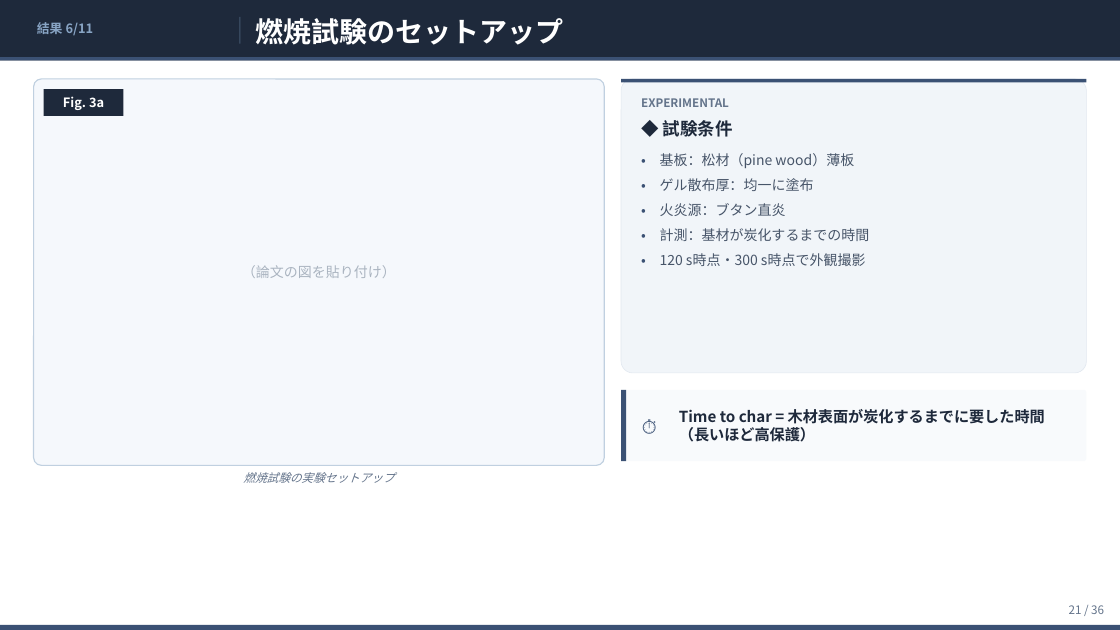
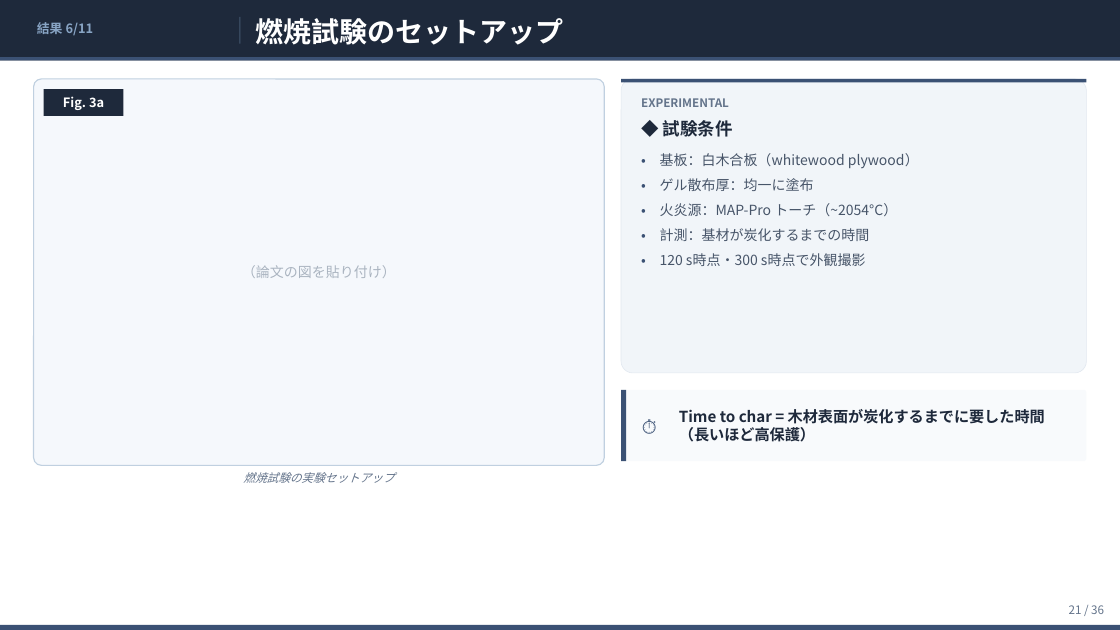
Before and after one commit to ytaisei0525-design/my-first-claude, a slide deck: slide 21 of slides.pptx. Drawn at 1120x630 pixels with LibreOffice and Linux fonts; fonts in the diff are those of the drawing. Boxes give left, top, right and bottom in pixels: in the first picture for what was removed or moved away, otherwise in the second. Text is boxed around its words. In the diff, an @@ line names an element or a change of style, - is before the commit and + after.

```diff
--- a/slides.pptx
+++ b/slides.pptx
@@ text at [660,153,919,168]: text changed @@
-基板：松材（pine wood）薄板
+基板：白木合板（whitewood plywood）
@@ text at [660,203,897,216]: text changed @@
-火炎源：ブタン直炎
+火炎源：MAP-Pro トーチ（~2054°C）
```
Also in this commit, not shown: 15 other slides changed, 1 slide added, 1 slide removed, 1 other file.
